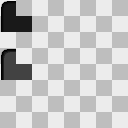
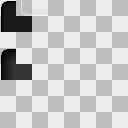
Before/after of a w=128, h=128 layered artwork. What changed in the layer stack:
painted on "panelFocus" over [2, 50, 32, 80]
painted on "panelNormal" over [21, 0, 48, 16]
